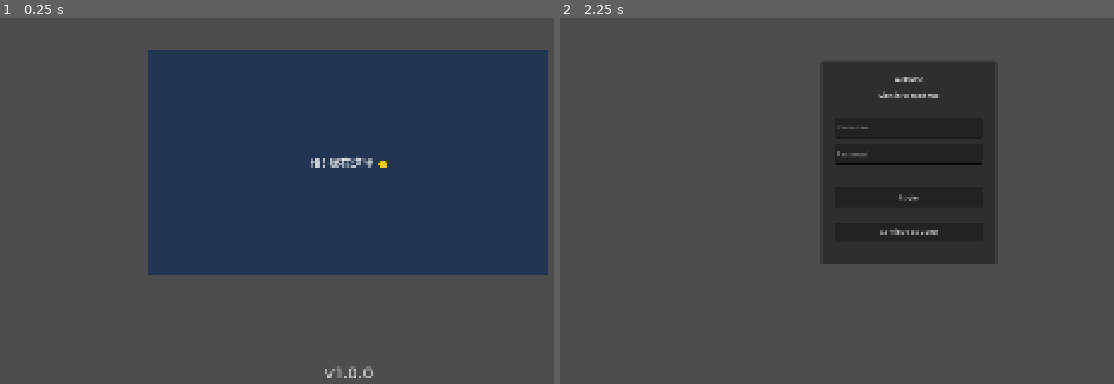
Above: before the commit, frames 1-2 (left to right).
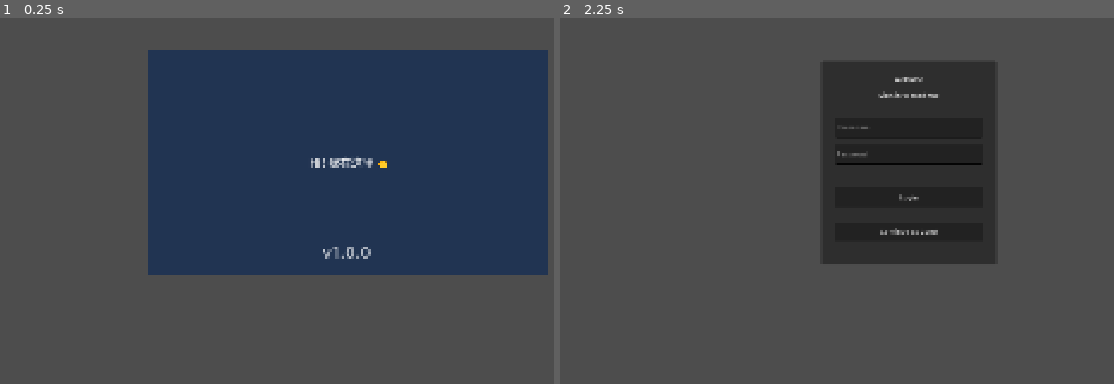
Above: after the commit, the same moments.

Repository: backtend/godothey
Game: Godot game, scene res://Main.tscn
Two runs of this game, one before a commit and one after it. Both use one fixed random seed, a clock stepped at 60 frames per second and the inputs below. The engine's default icon, where the game draws it, is replaced by a stand-in: a white triangle on a blue panel in a dark square.
Inputs:
- Up to frame 1 (0.25 s): no input
- Up to frame 2 (2.25 s): tap Enter at 0.5, 2 s; hold D (right) 0.53-1.28 s; tap J (attack) at 0.6, 1.35, 2.1 s; tap Space at 1.25 s; hold S (down) 1.28-2.03 s; hold D (right) from 2.03 s (still down)

The runs differ from the first frame. In frame 1, 0.2% of the frame differs, in the area x 58-68%, y 62-99%; in frame 2, nothing differs.

Commit message:
更新版本标签的路径，优化版本号显示逻辑；在导出过程中添加导出路径打印

Diff:
--- a/Main.tscn
+++ b/Main.tscn
@@ -24,14 +24,17 @@
 horizontal_alignment = 1
 vertical_alignment = 1
 
-[node name="VersionLabel" type="Label" parent="CanvasLayer" unique_id=198769439]
+[node name="VersionLabel" type="Label" parent="CanvasLayer/Panel" unique_id=198769439]
 modulate = Color(1, 1, 1, 0.75)
+layout_mode = 1
 anchors_preset = 12
 anchor_top = 1.0
 anchor_right = 1.0
 anchor_bottom = 1.0
-offset_top = -30.0
-offset_bottom = -8.0
+offset_left = -6.0
+offset_top = -86.0
+offset_right = -6.0
+offset_bottom = -28.0
 grow_horizontal = 2
 grow_vertical = 0
 theme_override_font_sizes/font_size = 41
--- a/scripts/main/Main.gd
+++ b/scripts/main/Main.gd
@@ -1,4 +1,6 @@
 extends Node
+
+@onready var version_label: Label = $CanvasLayer/Panel/VersionLabel
 
 func _ready() -> void:
     print("Main.gd _ready() called.")
@@ -8,7 +10,6 @@
 
     # 更新版本号标签
     var version_name = ProjectSettings.get_setting("application/config/version", "")
-    var version_label: Label = get_node("VersionLabel") as Label
     if version_label:
         version_label.text = "Version: %s" % version_name
 
--- a/scripts/upgrade/Upgrade.gd
+++ b/scripts/upgrade/Upgrade.gd
@@ -167,6 +167,7 @@
     if not Engine.has_singleton("InstallApk"):
         push_warning("未检测到InstallApk插件，尝试shell_open（Android 7.0+上通常无效）")
         status_label.text = "未检测到InstallApk插件，尝试shell_open（Android 7.0+上通常无效）"
+        print("未检测到InstallApk插件，不不不尝试shell_open")
         # OS.shell_open(apk_path)
         return
 
Not shown, changed: README.md
Not shown, changed: bb_pack_and_push.py
